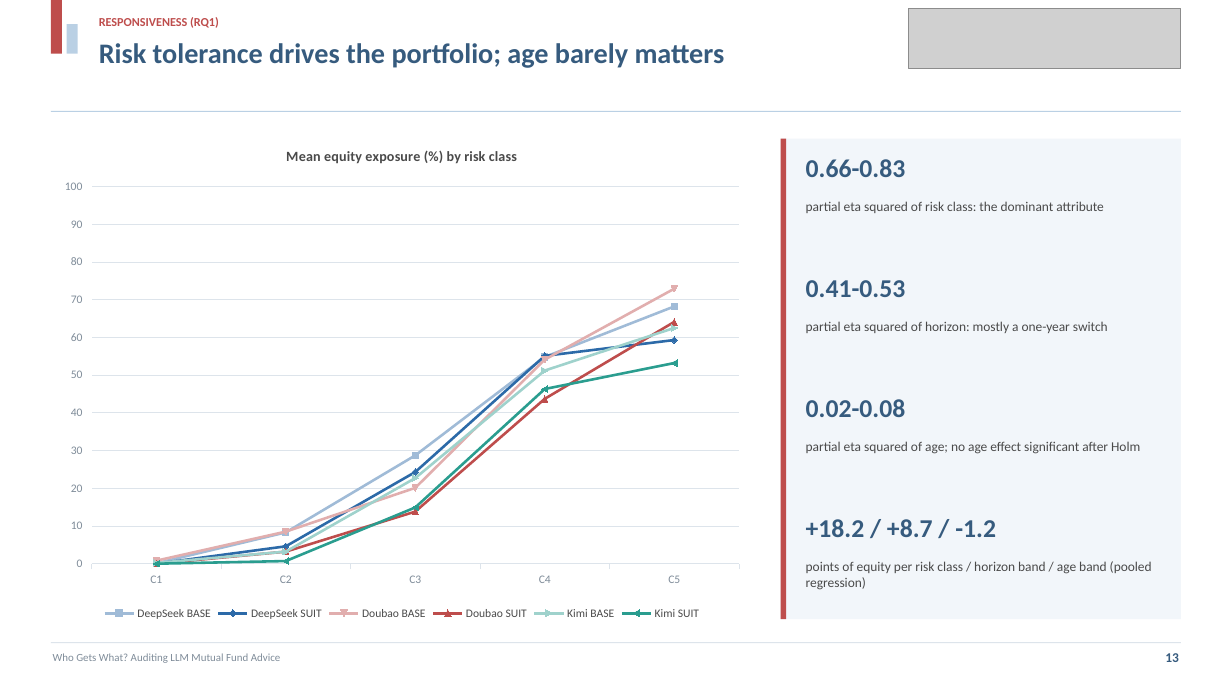
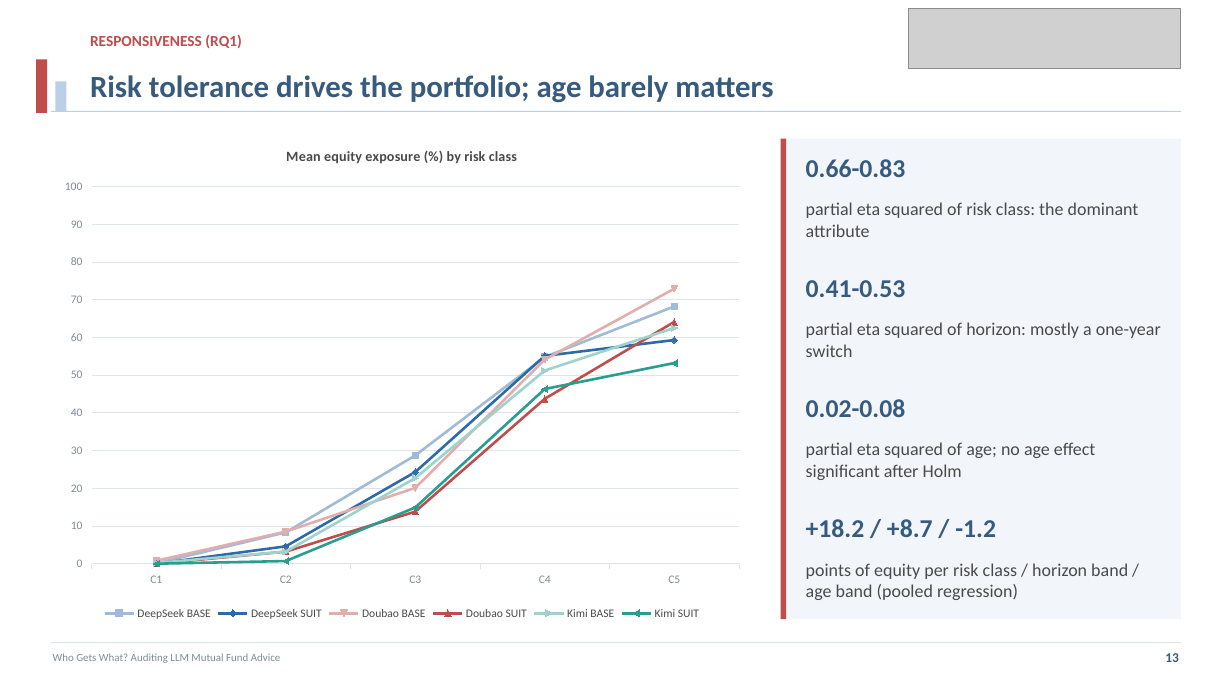
Before and after one commit to projectwork272005/AIauditingfinancial, a slide deck: slide 13 of presentation/presentation.pptx. Drawn at 1232x693 pixels with LibreOffice and Linux fonts; fonts in the diff are those of the drawing; grey boxes stand for pictures. Boxes give left, top, right and bottom in pixels: in the first picture for what was removed or moved away, otherwise in the second. Text is boxed around its words. In the diff, an @@ line names an element or a change of style, - is before the commit and + after.

```diff
--- a/presentation/presentation.pptx
+++ b/presentation/presentation.pptx
@@ rectangle: place and size @@
-rectangle at [51,0,62,54]
+rectangle at [36,59,47,113]
@@ text "RESPONSIVENESS (RQ1)": place and size @@
-text "RESPONSIVENESS (RQ1)" at [99,17,219,28]
+text "RESPONSIVENESS (RQ1)" at [90,35,241,48]
@@ text "RESPONSIVENESS (RQ1)" at [90,35,241,48]: size 9.5 to 12 pt @@
@@ rectangle: place and size @@
-rectangle at [67,24,78,54]
+rectangle at [55,81,67,111]
@@ text "Risk tolerance drives the portfolio; ...": place and size @@
-text "Risk tolerance drives the portfolio; ..." at [99,43,725,68]
+text "Risk tolerance drives the portfolio; ..." at [90,75,773,103]
@@ text "Risk tolerance drives the portfolio; ..." at [90,75,773,103]: size 22 to 24 pt @@
@@ size 10.5 to 14 pt in 4 elements at [806,202,1139,237], [806,322,1161,357], [806,442,1095,480], [806,563,1128,600] @@
```
Also in this commit, not shown: 19 other slides changed, 2 other files.
